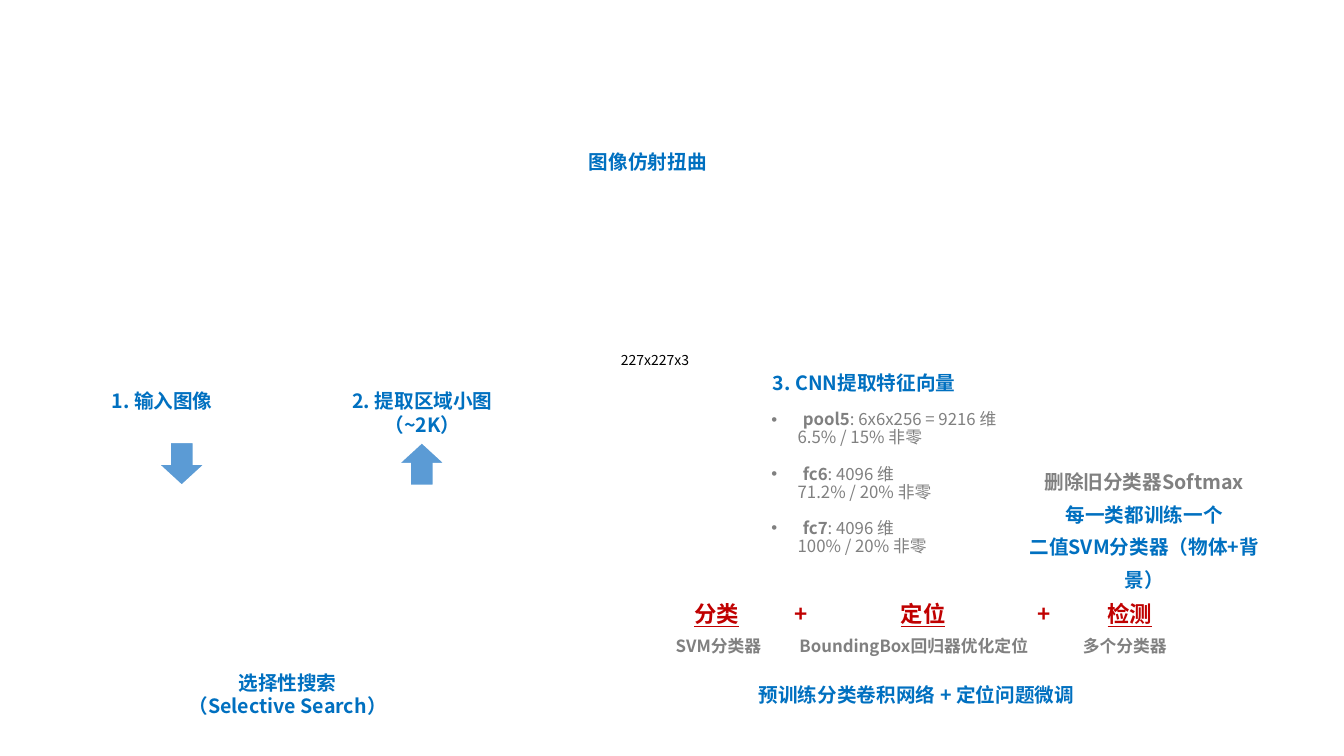
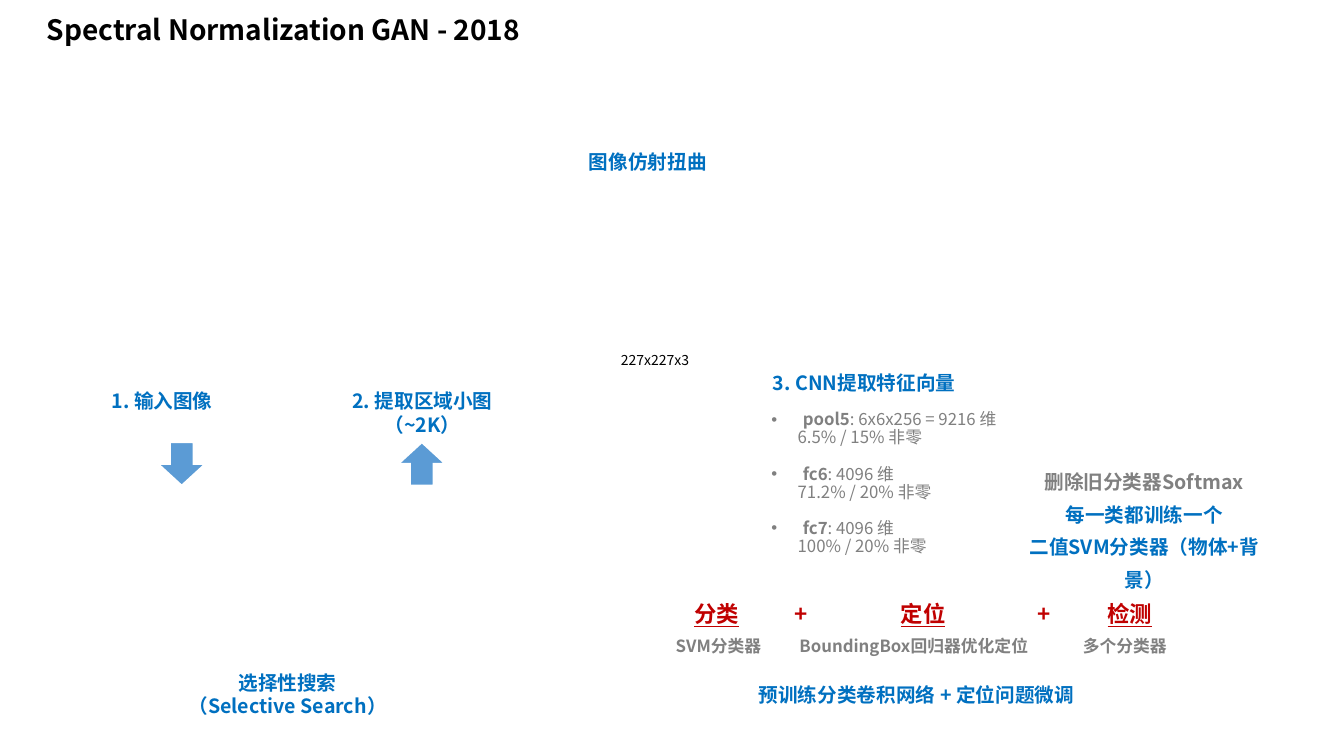
Before and after one commit to taylorguo/GAN_Understanding_Practicing, a slide deck: slide 12 of GAN_Understanding/GANunderstanding.pptx (slide 11 before the commit). Drawn at 1344x756 pixels with LibreOffice and Linux fonts; fonts in the diff are those of the drawing. Boxes give left, top, right and bottom in pixels: in the first picture for what was removed or moved away, otherwise in the second. Text is boxed around its words. In the diff, an @@ line names an element or a change of style, - is before the commit and + after.

```diff
--- a/GAN_Understanding/GANunderstanding.pptx
+++ b/GAN_Understanding/GANunderstanding.pptx
@@ text added at bbox=[47, 17, 520, 46], 20 pt, text #000000, bold @@
+Spectral Normalization GAN - 2018
```
Also in this commit, not shown: 8 other slides changed, 2 other files.
